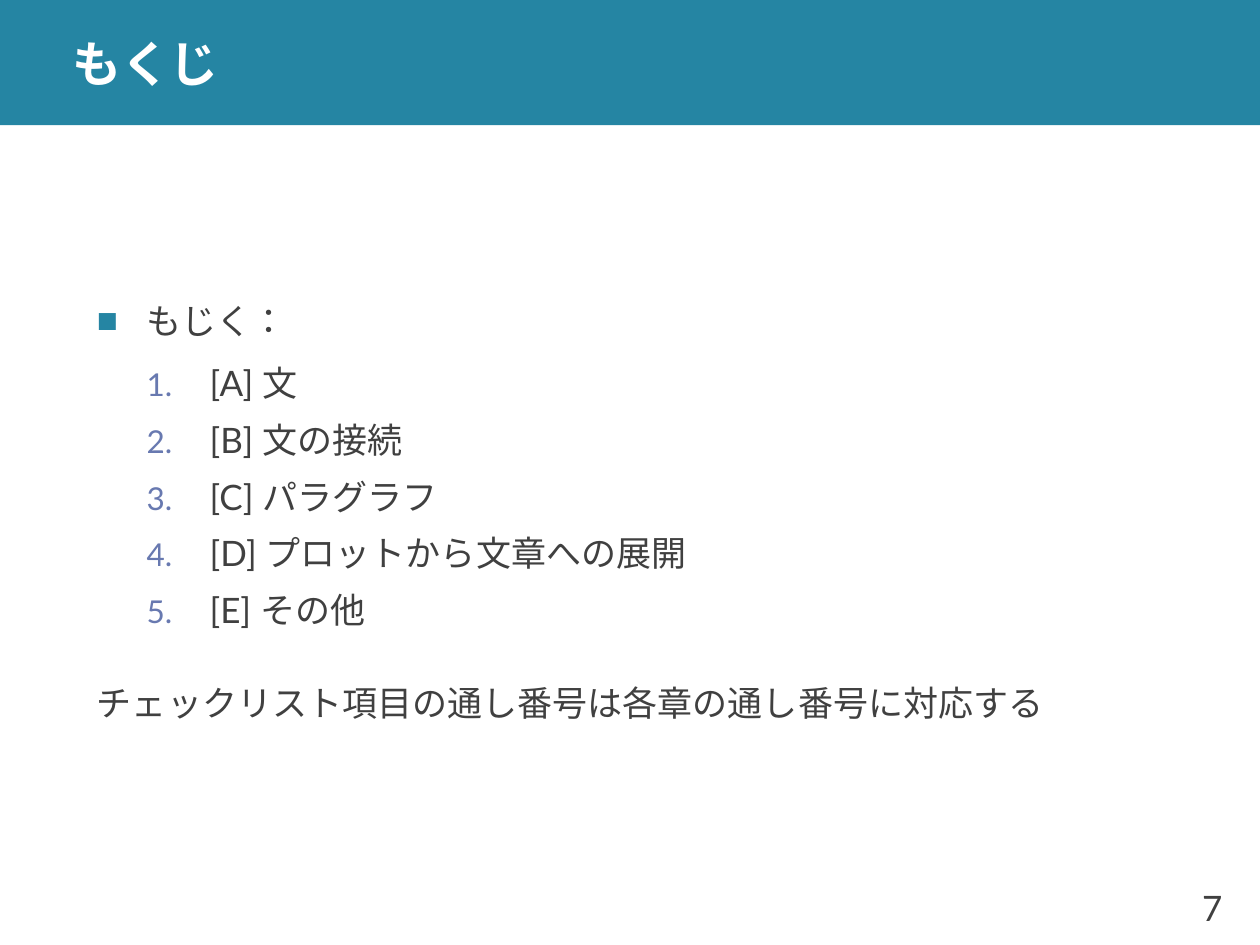
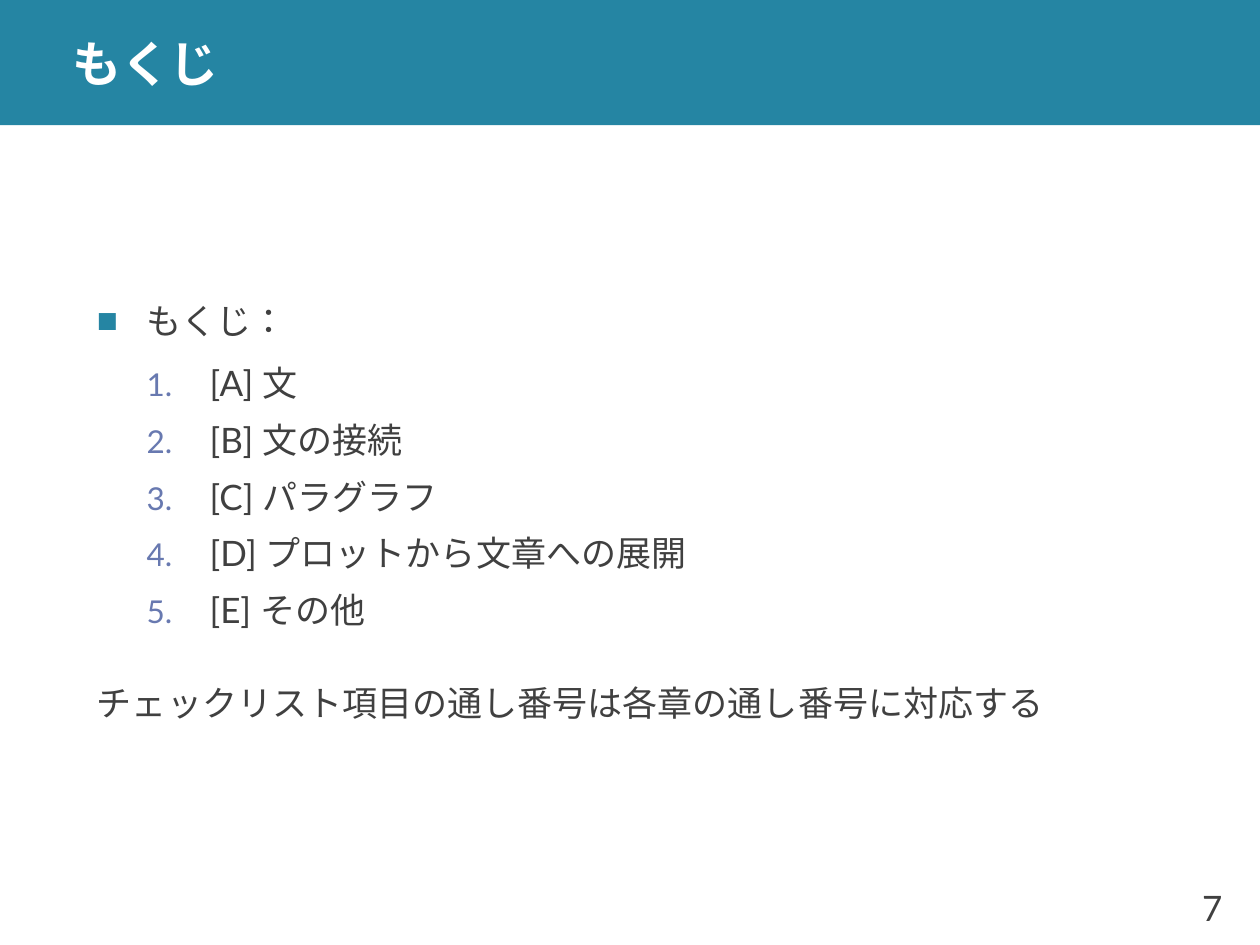
Before and after one commit to shioya-lab/how-to, a slide deck: slide 7 of writing.pptx. Drawn at 1260x945 pixels with LibreOffice and Linux fonts; fonts in the diff are those of the drawing. Boxes give left, top, right and bottom in pixels: in the first picture for what was removed or moved away, otherwise in the second. Text is boxed around its words. In the diff, an @@ line names an element or a change of style, - is before the commit and + after.

```diff
--- a/writing.pptx
+++ b/writing.pptx
@@ text at [147, 306, 287, 336]: text changed @@
-■ もじく：
+■ もくじ：
```
Also in this commit, not shown: 6 other slides changed, 1 other file.
